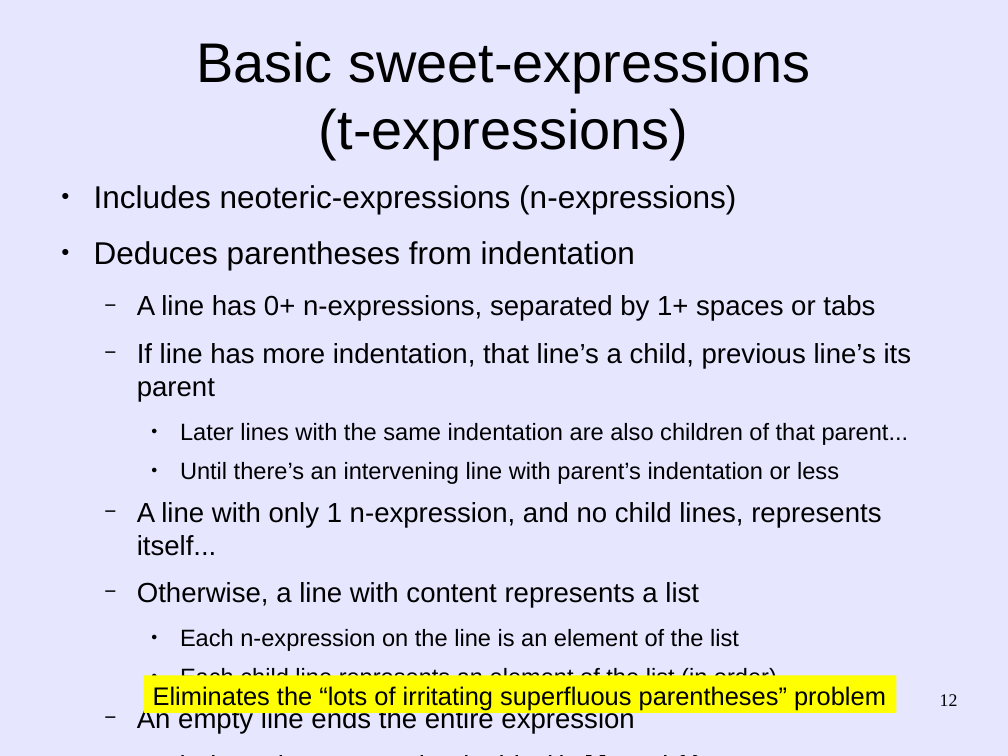
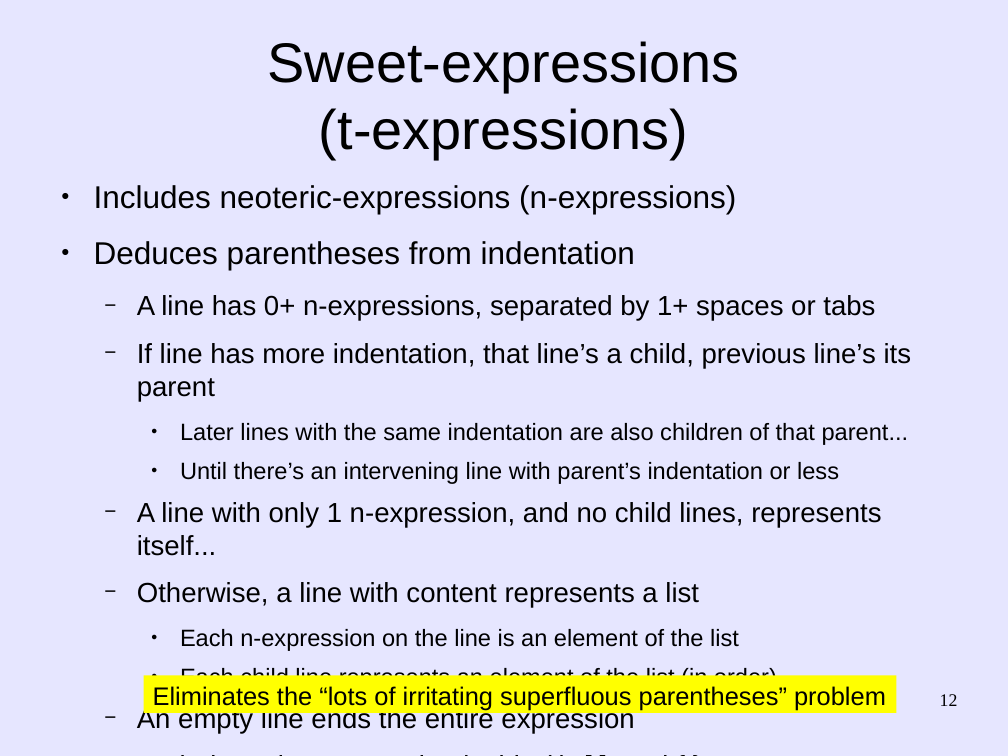
Before and after one commit to martin12333/Readable-Lisp-S-expressions, a slide deck: slide 12 of readable-s-expressions.odp. Drawn at 1008x756 pixels with LibreOffice and Linux fonts; fonts in the diff are those of the drawing. Boxes give left, top, right and bottom in pixels: in the first picture for what was removed or moved away, otherwise in the second. Text is boxed around its words. In the diff, an @@ line names an element or a change of style, - is before the commit and + after.

Commit message:
readable-s-expressions.odp: Mention "full" vs. "basic" c-expressions

```diff
--- a/readable-s-expressions.odp
+++ b/readable-s-expressions.odp
@@ title at bbox=[268, 41, 740, 159]: text changed @@
-Basic sweet-expressions
-(t-expressions)
+Sweet-expressions
+(t-expressions)
```
Also in this commit, not shown: 6 other slides changed.
